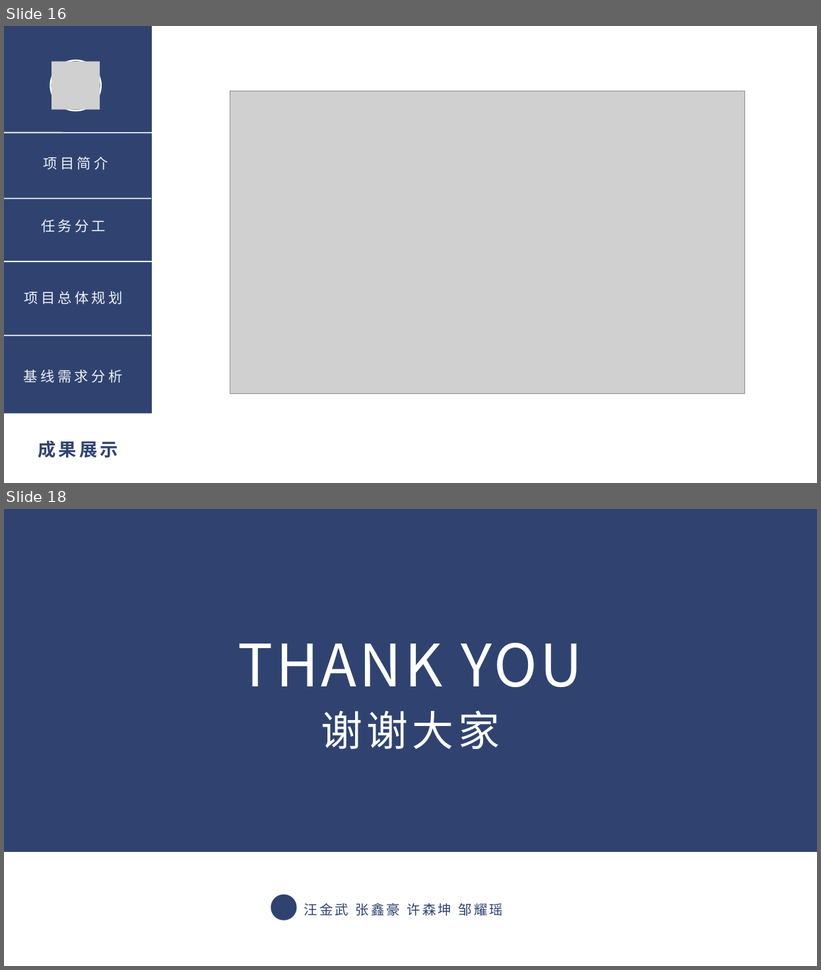
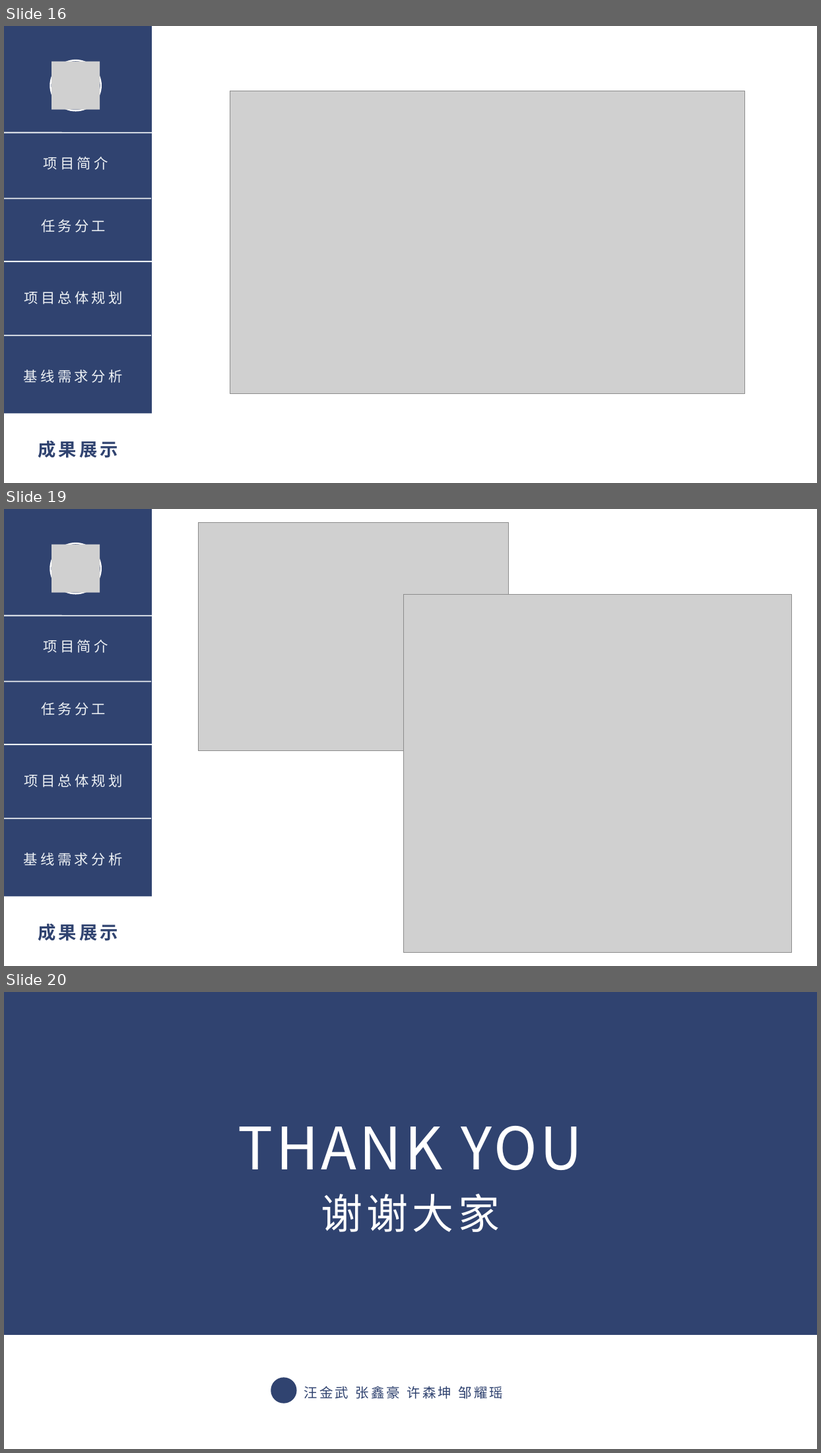
Before and after one commit to kinoshita-fuyou/online-shop, a slide deck: doc/第七组第一阶段评审 .pptx. Shown one above the other, each under a label of ours: slides 16 and 18 before the commit, slides 16, 19 and 20 after it; the slides between them are not shown. The pictures are 821x970 and 821x1453 pixels, drawn with LibreOffice and Linux fonts; fonts in the diff are those of the drawing; grey boxes stand for pictures; background and template pictures are left out. Boxes give left, top, right and bottom in pixels: in the first picture for what was removed or moved away, otherwise in the second. Text is boxed around its words. In the diff, an @@ line names an element or a change of style, - is before the commit and + after.

```diff
--- a/doc/第七组第一阶段评审 .pptx
+++ b/doc/第七组第一阶段评审 .pptx
@@ slide 19 added at bbox=[4, 509, 817, 966], background #FFFFFF @@
@@ freeform shape added at bbox=[4, 509, 152, 966], fill #304370 @@
@@ picture added at bbox=[198, 522, 508, 751] @@
@@ group added at bbox=[50, 543, 102, 594]: 3 pictures, 1 freeform shape @@
@@ picture added at bbox=[403, 594, 792, 953] @@
@@ line added from (4, 616) to (152, 616), #EEF2F5 1.5 pt @@
@@ text added at bbox=[43, 640, 108, 653], 16.7 pt, text #EEF2F5 @@
+项目简介
@@ line added from (4, 682) to (151, 682), #EEF2F5 1.5 pt @@
@@ text added at bbox=[41, 702, 106, 716], 16.7 pt, text #EEF2F5 @@
+任务分工
@@ line added from (4, 745) to (152, 745), #EEF2F5 1.5 pt @@
@@ text added at bbox=[24, 774, 123, 788], 16.7 pt, text #EEF2F5 @@
+项目总体规划
@@ line added from (4, 819) to (151, 819), #EEF2F5 1.5 pt @@
@@ text added at bbox=[24, 853, 123, 866], 16.7 pt, text #EEF2F5 @@
+基线需求分析
@@ freeform shape added at bbox=[4, 896, 173, 966], fill #FFFFFF @@
@@ text added at bbox=[38, 923, 118, 941], 21.3 pt, text #304370, bold @@
+成果展示
@@ what was slide 18 is now slide 20 @@
```
Also in this commit, not shown: 1 slide changed, 1 other slide added.
